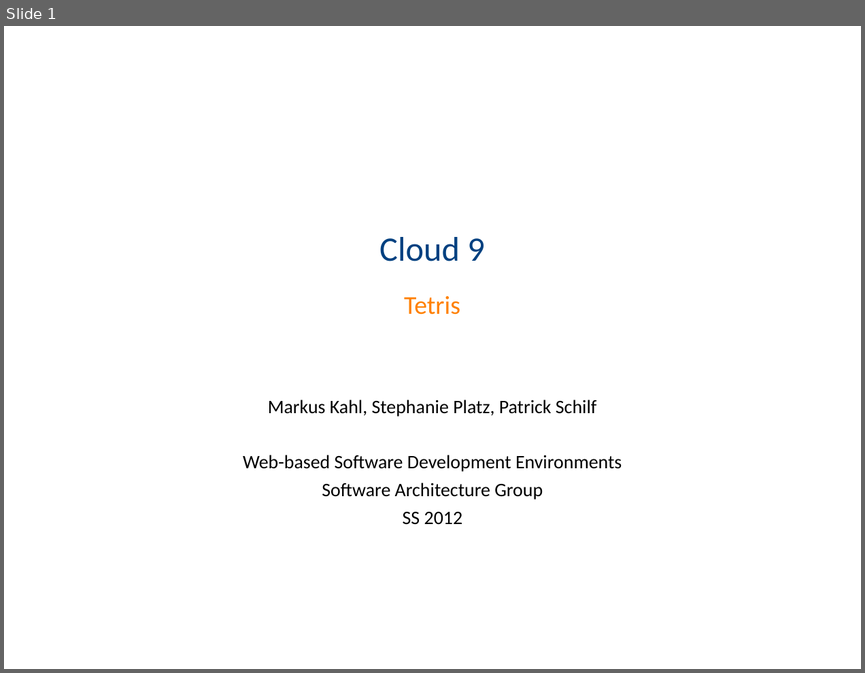
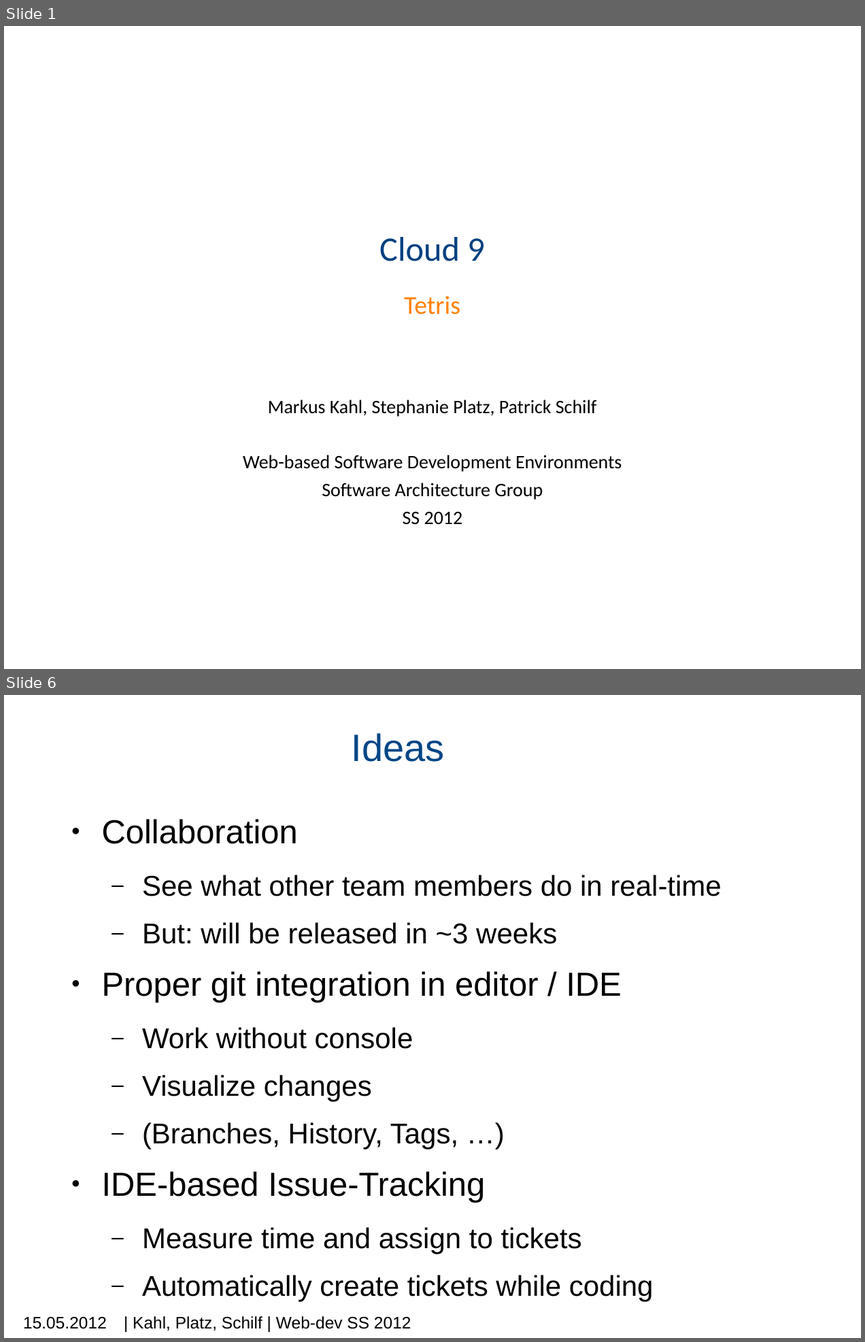
Before and after one commit to machisuji/webdev-spm, a slide deck: seminar/presentation/mps.pptx. Shown one above the other, each under a label of ours: slide 1 before the commit, slides 1 and 6 after it; the slides between them are not shown. The pictures are 865x673 and 865x1342 pixels, drawn with LibreOffice and Linux fonts; fonts in the diff are those of the drawing; background and template pictures are left out. Boxes give left, top, right and bottom in pixels: in the first picture for what was removed or moved away, otherwise in the second. Text is boxed around its words. In the diff, an @@ line names an element or a change of style, - is before the commit and + after.

Commit message:
presentation, ideas

```diff
--- a/seminar/presentation/mps.pptx
+++ b/seminar/presentation/mps.pptx
@@ slide 6 added at (x1=4, y1=695, x2=861, y2=1338), background #FFFFFF @@
@@ title added at (x1=351, y1=733, x2=445, y2=762), 32 pt, text #004586 @@
+Ideas
@@ text added at (x1=102, y1=819, x2=721, y2=1302), 24 pt, text #000000 @@
+● Collaboration
+  – See what other team members do in real-time
+  – But: will be released in ~3 weeks
+● Proper git integration in editor / IDE
+  – Work without console
+  – Visualize changes
+  – (Branches, History, Tags, …)
+● IDE-based Issue-Tracking
+  – Measure time and assign to tickets
+  – Automatically create tickets while coding
@@ text added at (x1=23, y1=1317, x2=107, y2=1329), 14 pt, text #000000 @@
+15.05.2012
@@ text added at (x1=133, y1=1316, x2=411, y2=1330), 14 pt, text #000000 @@
+| Kahl, Platz, Schilf | Web-dev SS 2012
```
Also in this commit, not shown: 2 slides changed, 1 other slide added, 1 other file.
